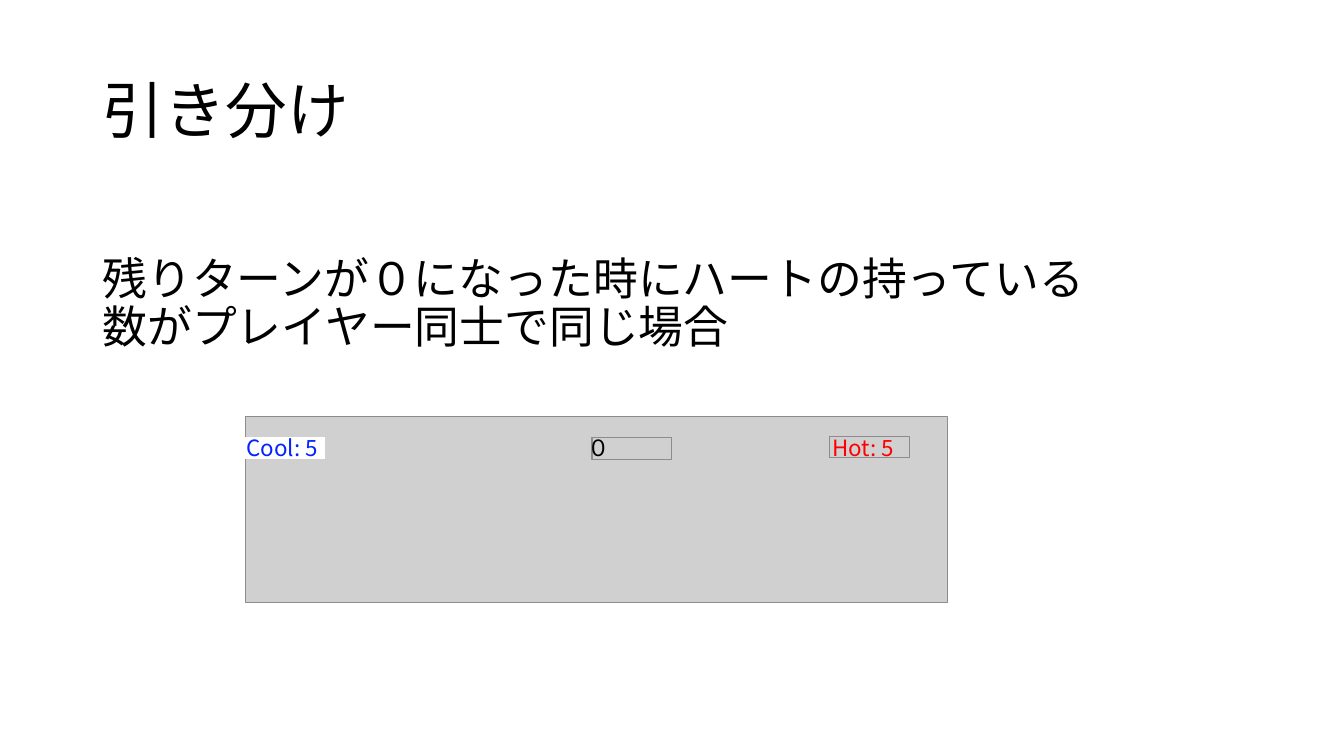
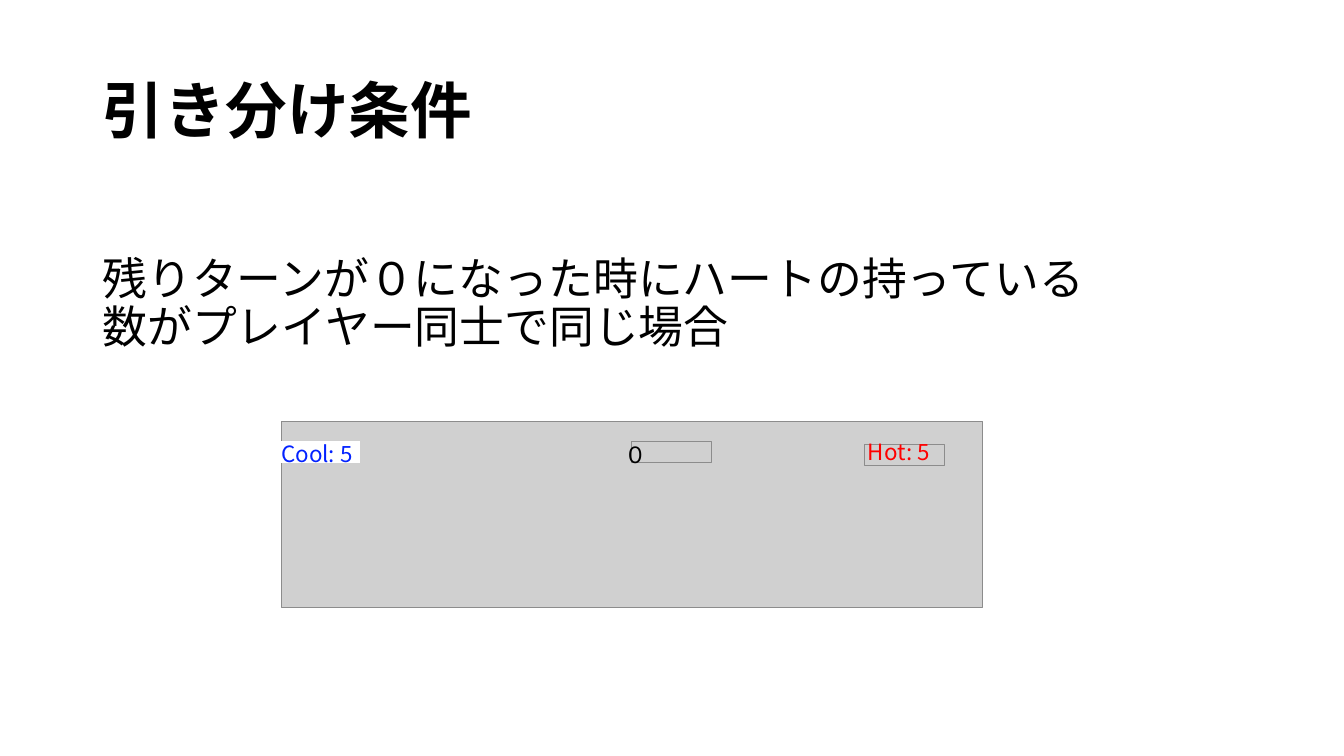
Before and after one commit to noko1024/ChaserDoc, a slide deck: slide 14 of New_U-16.pptx. Drawn at 1344x756 pixels with LibreOffice and Linux fonts; fonts in the diff are those of the drawing; grey boxes stand for pictures. Boxes give left, top, right and bottom in pixels: in the first picture for what was removed or moved away, otherwise in the second. Text is boxed around its words. In the diff, an @@ line names an element or a change of style, - is before the commit and + after.

```diff
--- a/New_U-16.pptx
+++ b/New_U-16.pptx
@@ title at bbox=[102, 80, 472, 139]: text changed; bold on @@
-引き分け
+引き分け条件
@@ 3 texts, 1 picture, 1 rectangle: place and size @@
-3 texts, 1 picture, 1 rectangle at bbox=[246, 416, 948, 603]
+3 texts, 1 picture, 1 rectangle at bbox=[281, 421, 983, 608]
@@ picture: place and size @@
-picture at bbox=[592, 438, 671, 459]
+picture at bbox=[631, 442, 711, 463]
@@ picture: place and size @@
-picture at bbox=[830, 437, 909, 458]
+picture at bbox=[864, 445, 944, 466]
```
Also in this commit, not shown: 12 other slides changed, 6 slides added.
